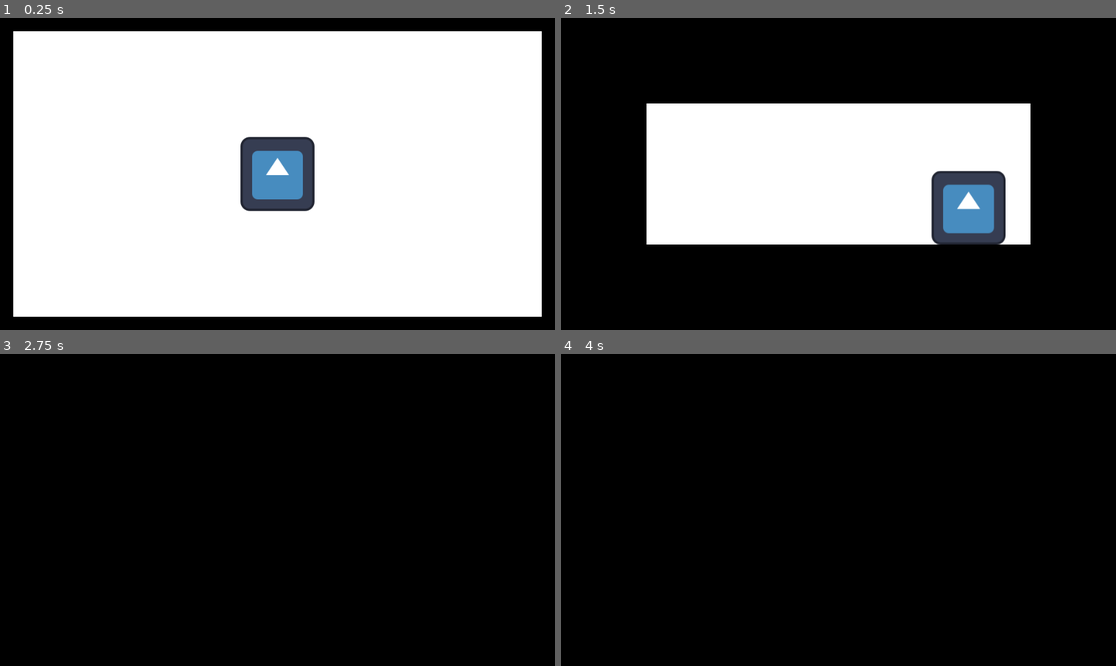
Above: before the commit, frames 1-4 (two rows, left to right).
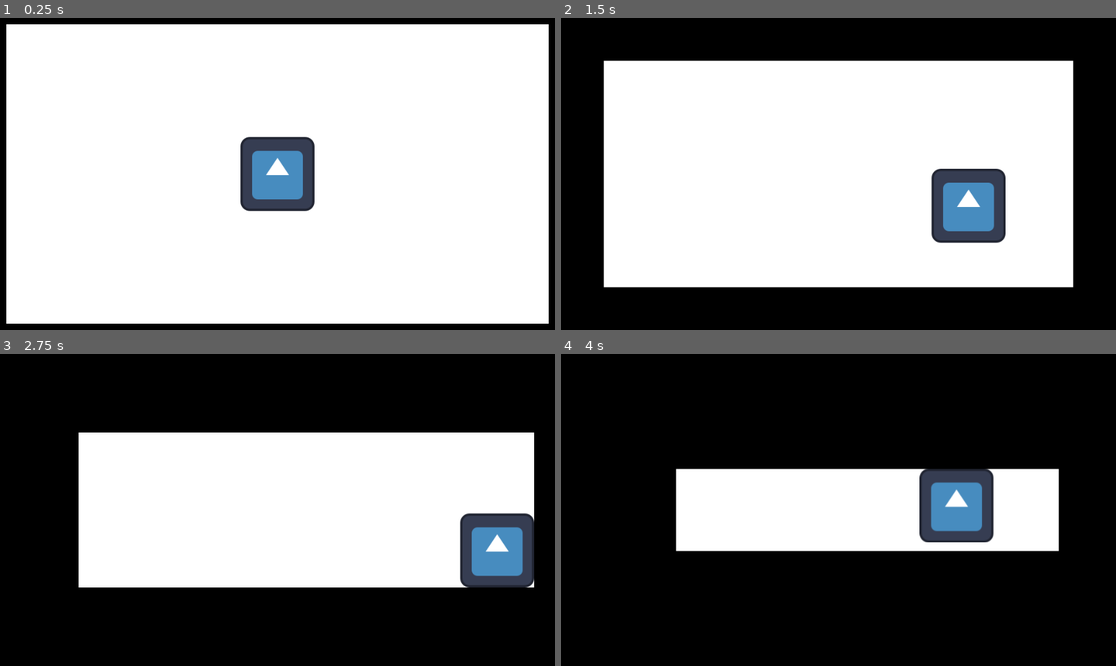
Above: after the commit, the same moments.

Repository: Compsciler/Unsquished
Game: Godot game, scene res://node_2d.tscn
The game is run twice, just before and just after one commit, with the same random seed, the same clock (stepped at 60 frames per second) and the same inputs. The engine's default icon, where the game draws it, is replaced by a stand-in: a white triangle on a blue panel in a dark square.
Inputs:
- Up to frame 1 (0.25 s): no input
- Up to frame 2 (1.5 s): hold D (right) 0.53-1.28 s; tap J (hit) at 0.6, 1.35 s; hold S (down) from 1.28 s (still down)
- Up to frame 3 (2.75 s): release S (down) at 2.03 s; hold D (right) from 2.03 s (still down); tap Space (super) at 2.1 s; tap J (hit) at 2.3 s
- Up to frame 4 (4 s): release D (right) at 2.78 s; hold W (up) 2.78-3.53 s; tap J (hit) at 2.85, 3.6 s; hold A (left) from 3.53 s (still down)

The runs differ from the first frame. In frame 1, 6.6% of the frame differs, in the area x 1-99%, y 2-98%; in frame 2, 31%; in frame 3, 41%, in the area x 14-97%, y 25-75%; in frame 4, 18%.

Commit message:
add cd

Diff:
--- a/CharacterBody2D.gd
+++ b/CharacterBody2D.gd
@@ -9,6 +9,8 @@
 @onready var sprite = $Icon
 
 var squished = false
+
+var in_cooldown = false
 
 func _physics_process(delta):
 	var horizontal_direction = Input.get_axis("left", "right")
@@ -24,17 +26,17 @@
 
 	# Punch
 	if Input.is_action_just_pressed("hit"):
-		print("got input")
-		var retract_walls = []
-		for wall in punch_walls:
-			print("some punch walls")
-			var dot_prod = -wall.normal.dot(player_facing)
-			if dot_prod > 0:
-				retract_walls.append(wall)
-		for wall in retract_walls:
-			print("some walls")
-			wall.retract(1.0 / len(retract_walls))
-
+		if !in_cooldown:
+			in_cooldown = true
+			var retract_walls = []
+			for wall in punch_walls:
+				var dot_prod = -wall.normal.dot(player_facing)
+				if dot_prod > 0:
+					retract_walls.append(wall)
+			for wall in retract_walls:
+				wall.retract(1.0 / len(retract_walls))
+			await get_tree().create_timer(0.2).timeout
+			in_cooldown = false
 
 	if Input.is_action_just_pressed("super"):
 		print("super")
--- a/Wall.gd
+++ b/Wall.gd
@@ -1,7 +1,7 @@
 extends AnimatableBody2D
 class_name Wall
 
-@export var speed = 100
+@export var speed = 50
 @onready var normal = $CollisionShape2D.get_shape().normal;
 @export var retract_strength = 100
 
